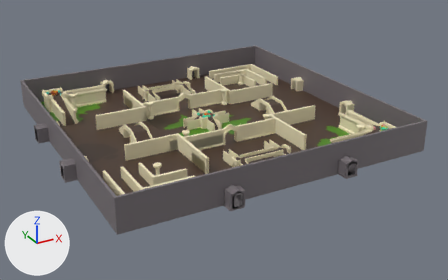
The FBX model Assets/Models/stage/stage_texturized.fbx: old version first, new version second.
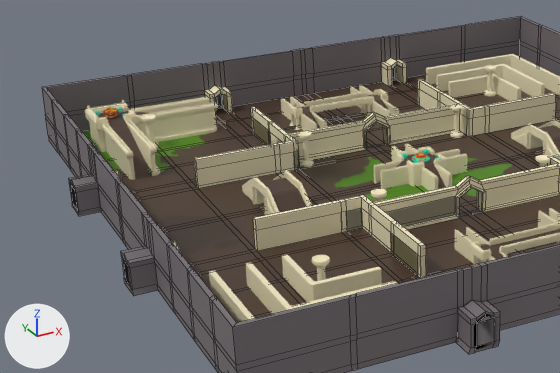
Each version appears first whole from a 50 mm lens placed at (-53.4, -104.5, 48.4), pointed at (2.0, -3.6, -2.0), and next in a close-up on the part from 0% to 61% of the width and 13% to 79% of the height. Lighting does not change. The marker at lower left points along +X, +Y and +Z. The close-ups show mesh edges as thin lines. Where no turn or scale is listed for an object, it has been applied to the vertices. Vertices at the same position are counted once.
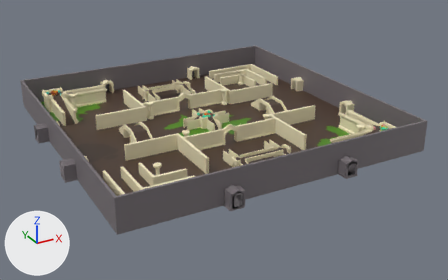
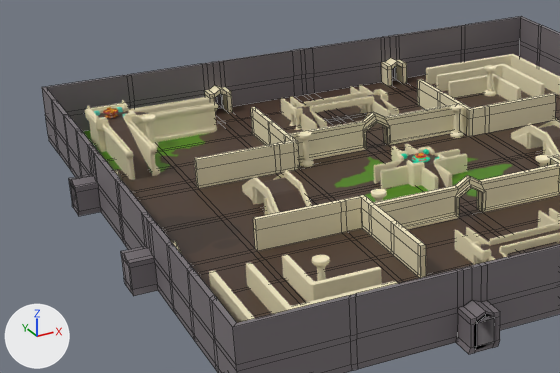
The change, as a diff of the scene's bpy script:
```diff
--- a/Assets/Models/stage/stage_texturized.fbx.py
+++ b/Assets/Models/stage/stage_texturized.fbx.py
@@ me_cube_001 @@
 # used by ob_cube; location = (0.0, 0.0, 0.0)
 # verts and faces of me_cube_001; kept vertices keep their numbers, new ones are numbered from 2209
 # before: 745 (-32.1, 8.3, 2.5) at pixel (74, 190), 1854 (-32.1, 9.9, 0.5) at pixel (73, 204), 1863 (-32.1, 8.3, 0.5) at pixel (77, 209), 1889 (-32.1, 9.9, 2.5) at pixel (70, 184)
-me_cube_001.from_pydata(...)  # 2209 vertices, 2287 faces; spans x -32.1..32.1, y -32.1..32.1, z 0.0..6.0
+me_cube_001.from_pydata(...)  # 2207 vertices, 2259 faces; spans x -32.1..32.1, y -32.1..32.1, z 0.0..6.0
+# me_cube_001 part 1
+# 2 vertices are removed from x -12.4..-11.9, y -8.3, z 0.8
+# 13 faces are deleted
+# 2 new faces join them, mat_material_010 (beige #f5ebc5)
+# me_cube_001 part 2
+# 16 faces are deleted
+# 1 new face joins them, mat_material_010 (beige #f5ebc5)
+# me_cube_001 part 3
+delete_faces([(745, 1863, 1854, 1889)])
 me_cube_001.materials.append(mat_material_001)
```

Boxes [x1, y1, x2, y2] around the edits, measured in the close-ups (560 x 373 px):
part 1 of me_cube_001, cut back
    before: [341, 197, 455, 275]
    after: [341, 211, 347, 232]
part 2 of me_cube_001, cut back
    before: [253, 119, 367, 169]
part 3 of me_cube_001, deleted
    before: [71, 187, 77, 209]
